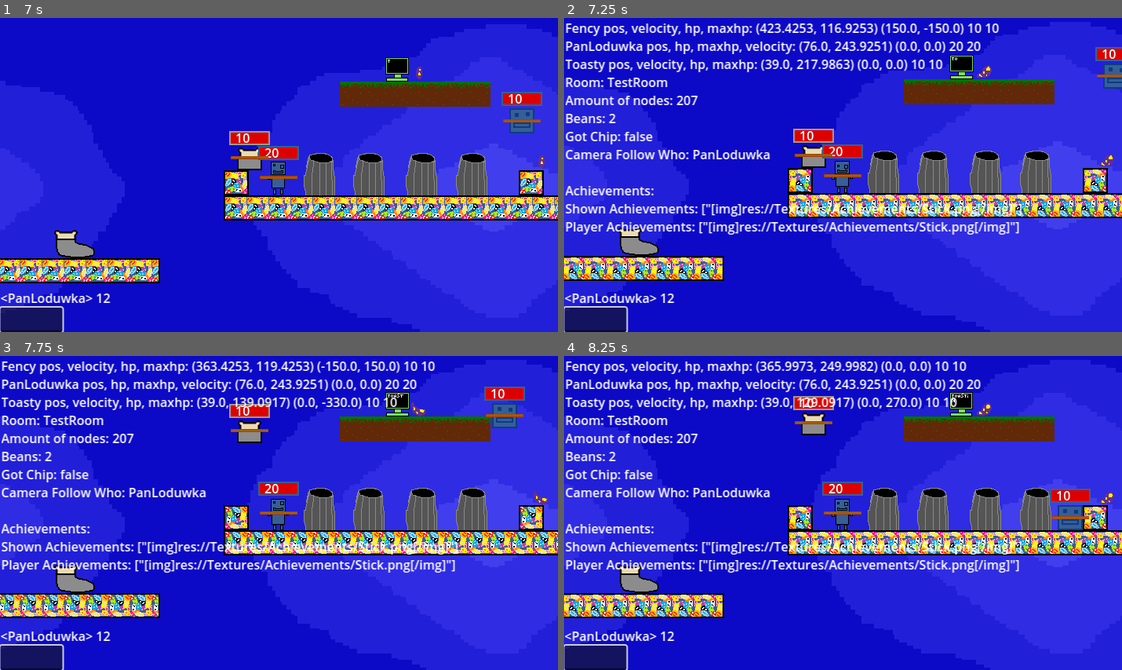
Above: before the commit, frames 1-4 (two rows, left to right).
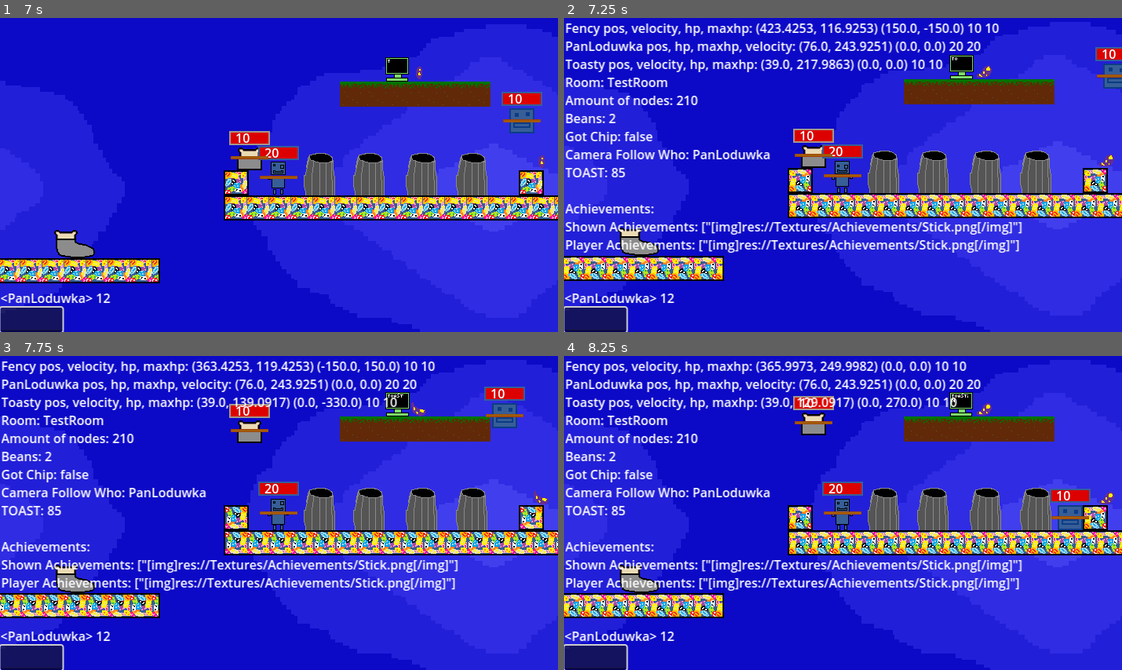
Above: after the commit, the same moments.

Repository: Ksawex4/Block-Jumper-Godot
Game: Godot game, scene res://Scenes/main_menu.tscn
The game is run twice, just before and just after one commit, with the same random seed, the same clock (stepped at 60 frames per second) and the same inputs. Sound files missing from this copy of the repository are replaced by a short silence.
Inputs (mouse positions are in pixels of both pictures, inside the frame that each line leads up to):
- Up to frame 1 (7 s): click (33, 319) at 0.52 s; type "12" at 0.6 s; click (83, 156) at 1.25 s; click (78, 193) at 2 s; click (33, 319) at 2.77 s; type "12" at 2.85 s; tap Enter at 3.5 s; hold D 3.53-5.03 s; tap Q at 3.6 s; tap W at 3.77, 4.07, 4.52, 4.82, 6.02, 6.32, 6.77 s; tap E at 3.8, 4.35 s; tap R at 4.55, 5.1 s; hold A 5.03-5.78 s; tap T at 5.3, 5.85 s; hold D from 5.78 s (still down); tap Y at 6.05, 6.6 s; tap U at 6.8 s
- Up to frame 2 (7.25 s): keep holding D; tap W at 7.07 s; tap F3 (DebugLabel) at 7.15 s
- Up to frame 3 (7.75 s): release D at 7.28 s; hold A from 7.28 s (still down); tap U at 7.35 s; tap W at 7.52 s; tap I at 7.55 s
- Up to frame 4 (8.25 s): tap W at 7.82 s; release A at 8.03 s; hold D from 8.03 s (still down); tap I at 8.1 s

Frame 1 is identical in both runs. In frame 2, 5.1% of the frame differs, in the area x 0-83%, y 24-75%; in frame 3, 5.0%; in frame 4, 5.1%.

Commit message:
added 4 TOAST events

Diff:
--- a/Scenes/Objects/fency.tscn
+++ b/Scenes/Objects/fency.tscn
@@ -53,6 +53,8 @@
 collision_layer = 2
 script = ExtResource("1_j1hk5")
 jumpHeight = 420
+
+[node name="Duck2D" type="Sprite2D" parent="."]
 
 [node name="AnimatedSprite2D" type="AnimatedSprite2D" parent="."]
 texture_filter = 1
--- a/Scenes/Objects/pan_loduwka.tscn
+++ b/Scenes/Objects/pan_loduwka.tscn
@@ -128,6 +128,8 @@
 stick = "PLStick"
 who = "PanLoduwka"
 
+[node name="Duck2D" type="Sprite2D" parent="."]
+
 [node name="AnimatedSprite2D" type="AnimatedSprite2D" parent="."]
 sprite_frames = SubResource("SpriteFrames_wc7eg")
 frame_progress = 0.594986
--- a/Scenes/Objects/smooth_camera.tscn
+++ b/Scenes/Objects/smooth_camera.tscn
@@ -34,6 +34,7 @@
 Beans: GIVEMEBEANS
 Got Chip: CHIEEEP
 Camera Follow Who: SHIEET
+TOAST: DUCK
 
 Achievements:
 Shown Achievements: SACHTS
@@ -43,6 +44,7 @@
 
 [node name="AudioStreamPlayer" type="AudioStreamPlayer" parent="."]
 stream = ExtResource("2_y6m4u")
+volume_db = 10.0
 
 [node name="ChatControl" type="Control" parent="."]
 layout_mode = 3
--- a/Scenes/Objects/toasty.tscn
+++ b/Scenes/Objects/toasty.tscn
@@ -33,6 +33,8 @@
 WhosMaxHp = "ToastyMaxHP"
 stick = "TStick"
 who = "Toasty"
+
+[node name="Duck2D" type="Sprite2D" parent="."]
 
 [node name="AnimatedSprite2D" type="AnimatedSprite2D" parent="."]
 sprite_frames = SubResource("SpriteFrames_kect0")
--- a/Scripts/Global.gd
+++ b/Scripts/Global.gd
@@ -24,6 +24,7 @@
 var IsTypingInChat = false
 var ChatInstantSend = 512
 var SolidBoxes = false
+var AchSound = "res://SoundEffects/souAch.wav"
 
 func _ready():
 	if FileAccess.file_exists("user://achievements.bj"):
@@ -78,7 +79,8 @@
 		"MaxHPs": [FencyMaxHP, ToastyMaxHP, PanLoduwkaMaxHP],
 		"Scene": get_tree().current_scene.scene_file_path,
 		"Sticks": [FStick, TStick, PLStick],
-		"Beans": Beans
+		"Beans": Beans,
+		"TOAST": TOASTS.TOAST
 	}
 	var file = FileAccess.open("user://save.bj", FileAccess.WRITE)
 	var jsonString = JSON.stringify(struct)
--- a/Scripts/Player.gd
+++ b/Scripts/Player.gd
@@ -43,6 +43,7 @@
 		$CharacterBody2D/PlayerCollision.disabled = false
 	else:
 		$CharacterBody2D/PlayerCollision.disabled = true
+
 	if hasLeftAnimation:
 		if velocity.x > 0 && $AnimatedSprite2D.animation != "walkRight":
 			$AnimatedSprite2D.play("walkRight")
@@ -50,6 +51,17 @@
 			$AnimatedSprite2D.play("walkLeft")
 		elif velocity.x == 0 && $AnimatedSprite2D.animation != "default":
 			$AnimatedSprite2D.play("default")
+
+	if who == "Fency" && TOASTS.WhoDuck == 1 or TOASTS.WhoDuck == 4 && who == "Fency" or TOASTS.WhoDuck == 4 && who == "PanLoduwka":
+		$Duck2D.texture = load("res://Textures/Quack.jpg")
+		$AnimatedSprite2D.visible = false
+	if who == "PanLoduwka" && TOASTS.WhoDuck == 2:
+		$Duck2D.texture = load("res://Textures/Quack.jpg")
+		$AnimatedSprite2D.visible = false
+	if who == "Toasty" && TOASTS.WhoDuck == 3 or TOASTS.WhoDuck == 4 && who == "Toasty":
+		$Duck2D.texture = load("res://Textures/Quack.jpg")
+		$AnimatedSprite2D.visible = false
+
 	if Global.get(WhosHp) <= 0:
 		queue_free()
 
--- /dev/null
+++ b/Scripts/ToastEvents.gd
@@ -0,0 +1,55 @@
+extends Node
+
+var TOAST = -1
+var ToastOn = false
+
+var UsableKeys = [KEY_Q, KEY_W, KEY_E, KEY_R, KEY_T, KEY_Y, KEY_U, KEY_I, KEY_O, KEY_P,
+KEY_A, KEY_S, KEY_D, KEY_F, KEY_G, KEY_H, KEY_J, KEY_K, KEY_L, KEY_Z, KEY_X, KEY_C, KEY_V, KEY_B, KEY_N, KEY_M,
+KEY_0, KEY_1, KEY_2, KEY_3, KEY_4, KEY_5, KEY_6, KEY_7, KEY_8, KEY_9, KEY_ALT, KEY_TAB, KEY_SPACE, KEY_BACKSLASH,
+KEY_DOWN, KEY_LEFT, KEY_RIGHT,KEY_UP, KEY_F1, KEY_F2, KEY_F3, KEY_F4, KEY_F5,
+KEY_F6, KEY_F7, KEY_F9, KEY_F10, KEY_F11, KEY_F12]
+var usedKeys = []
+var IsSpamming = false
+var WhoDuck = -1
+
+func _process(delta: float) -> void:
+	if FileAccess.file_exists("user://notVeryRandomToast.txt"):
+		var file = FileAccess.open("user://notVeryRandomToast.txt", FileAccess.READ)
+		TOAST = int(file.get_as_text())
+		file.close()
+	if TOAST == -1 && get_tree().current_scene.scene_file_path != "res://Scenes/MainMenu.tscn":
+		TOAST = randi_range(1,100)
+	if !ToastOn:
+		ToastOn = true
+		getTheToastEvent()
+
+func getTheToastEvent():
+	if TOAST == 4:
+		Global.AchSound = "res://SoundEffects/souTOASTAch.wav"
+	if TOAST == 16:
+		Keys.FLeft = randKey()
+		Keys.FRight = randKey()
+		Keys.FJump = randKey()
+		Keys.PLLeft = randKey()
+		Keys.PLRight = randKey()
+		Keys.PLJump = randKey()
+		Keys.TLeft = randKey()
+		Keys.TRight = randKey()
+		Keys.TJump = randKey()
+		Keys.Interract = randKey()
+		Keys.CamF = randKey()
+		Keys.CamPL = randKey()
+		Keys.CamT = randKey()
+	if TOAST == 28:
+		IsSpamming = true
+	if TOAST == 37:
+		WhoDuck = randi_range(1,4)
+
+
+func randKey():
+	var key = KEY_W
+	key = randi_range(1, UsableKeys.size() - 1)
+	while usedKeys.has(UsableKeys[key]):
+		key = randi_range(1, UsableKeys.size())
+	usedKeys.append(UsableKeys[key])
+	return UsableKeys[key]
--- a/Scripts/badly_drawn_queen.gd
+++ b/Scripts/badly_drawn_queen.gd
@@ -2,20 +2,30 @@
 
 var who = "Fency"
 var texter = 0
+var texta = " Get That Chip"
+var texta2 = "Sodium Chloride"
+
+func _ready() -> void:
+	if TOASTS.IsSpamming:
+		$Sprite2D.texture = load("res://Textures/Spamguys/BadlyDrawnSpamton.png")
+		texta = " GET THAT [Microchip]"
+		texta2 = "DELICIS CHIP"
 
 func _on_area_2d_body_entered(body: Node2D) -> void:
 	if texter == 0:
 		who = body.name
-		var text = who + " Get The Chip"
+		var text = who + texta
 		for x in text:
 			$Label.text += x
+			await get_tree().process_frame
 		if texter == 0:
 			texter = 1
 	if texter == 1 && Global.gotChip:
 		if !Global.playerAchievements.has("[img]res://Textures/Achievements/Chip.png[/img]"):
 			Global.playerAchievements.append("[img]res://Textures/Achievements/Chip.png[/img]")
-		var text = "Sodium Chloride"
+		var text = texta2
 		texter += 1
 		$Label.text = ""
 		for x in text:
 			$Label.text += x
+			await get_tree().process_frame
--- a/Scripts/debug_label.gd
+++ b/Scripts/debug_label.gd
@@ -19,7 +19,7 @@
 			var Toast = SCEEEENE.get_node("Toasty")
 			text = text.replace("POT", str(Toast.position)).replace("VOT", str(Toast.velocity)).replace("TOASTTHISHAP", str(Global.ToastyHP)).replace("MAXEDTOASTING", str(Global.ToastyMaxHP))
 		text = text.replace("RAM", SCEEEENE.name).replace("NODERS", str(HowManyNodesHere())).replace("GIVEMEBEANS", str(Globa …(185 unchanged characters)…
-
+		text = text.replace("DUCK", str(TOASTS.TOAST))
 func HowManyNodesHere():
 	var count = 0
 	var queue = [get_tree().current_scene]
--- a/Scripts/main_menu_buttons.gd
+++ b/Scripts/main_menu_buttons.gd
@@ -38,6 +38,7 @@
 			Global.loadPositionX = float(data.get("X"))
 			Global.loadPositionY = float(data.get("Y"))
 			Global.loadPos = true
+			TOASTS.TOAST = data.get("TOAST")
 		file.close()
 		get_tree().change_scene_to_file(scene)
 
--- a/Scripts/settings.gd
+++ b/Scripts/settings.gd
@@ -20,10 +20,15 @@
 
 func _input(event: InputEvent) -> void:
 	if event is InputEventKey && event.pressed && waitingForInput:
-		Keys.set(watKey, event.keycode)
+		if TOASTS.TOAST != 16:
+			Keys.set(watKey, event.keycode)
+		else:
+			TOASTS.usedKeys.erase(Keys.get(watKey))
+			Keys.set(watKey, TOASTS.randKey())
 		waitingForInput = false
 		$INFO.visible = false
-		Keys.SaveKeys()
+		if TOASTS.TOAST != 16:
+			Keys.SaveKeys()
 
 func _on_f_left_pressed() -> void:
 	watKey = "FLeft"
--- a/Scripts/smooth_camera.gd
+++ b/Scripts/smooth_camera.gd
@@ -49,6 +49,9 @@
 	hiddden = false
 	ppos = Vector2(-355, -200)
 	$AchievementsLabel.text = ach
+	$AudioStreamPlayer.stream = load((Global.AchSound))
+	if Global.AchSound == "res://SoundEffects/souTOASTAch.wav":
+		$AudioStreamPlayer.volume_db = 30
 	$AudioStreamPlayer.play()
 	await get_tree().create_timer(4.0).timeout
 	ppos = Vector2(-491, -200)
--- a/project.godot
+++ b/project.godot
@@ -22,6 +22,7 @@
 
 Global="*res://Scripts/Global.gd"
 Keys="*res://Scripts/Keys.gd"
+TOASTS="*res://Scripts/ToastEvents.gd"
 
 [display]
 
Not shown, added: Scripts/ToastEvents.gd.uid
Not shown, added: SoundEffects/souTOASTAch.wav.import
Binary file added: Textures/Quack.jpg
Not shown, added: Textures/Quack.jpg.import
Not shown, added: SoundEffects/souTOASTAch.wav
